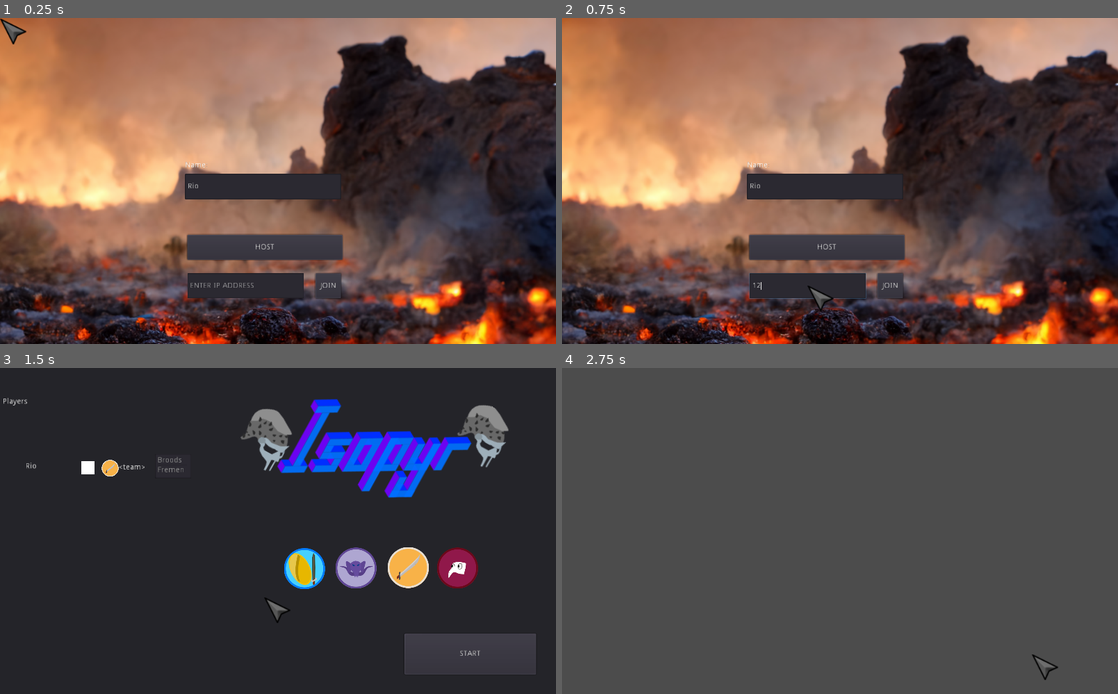
Above: before the commit, frames 1-4 (two rows, left to right).
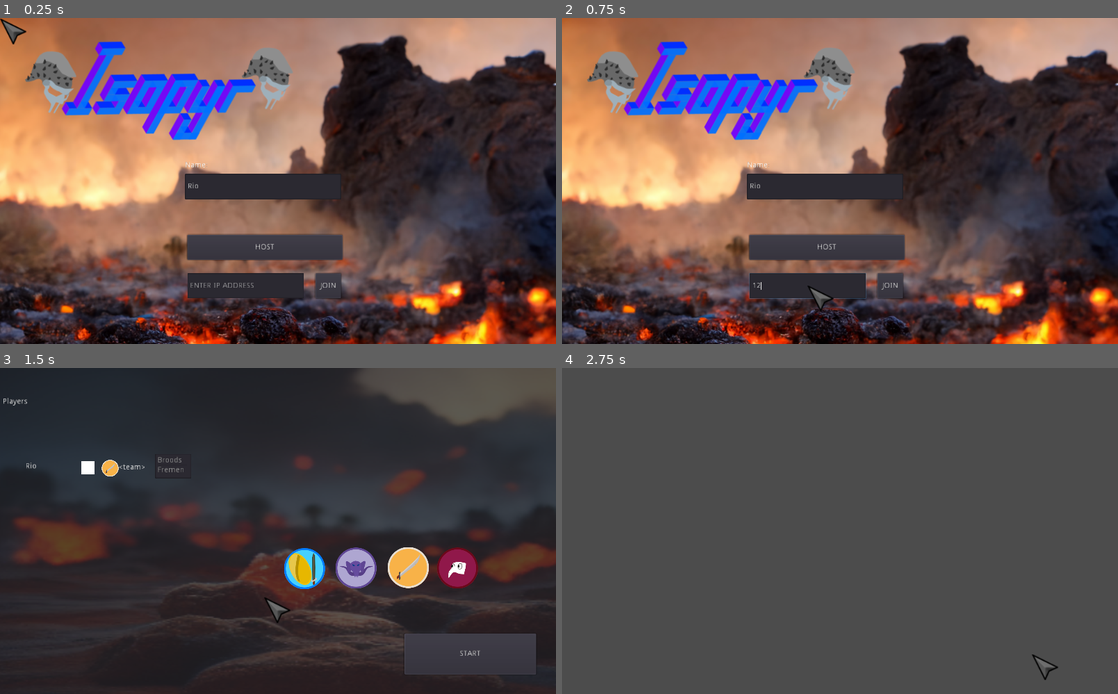
Above: after the commit, the same moments.

Repository: pjheden/isopyr
Game: Godot game, scene res://Start.tscn
Same seed, same stepped clock (60 frames per second), same inputs: the game is played once before the commit and once after it. The engine's default icon, where the game draws it, is replaced by a stand-in: a white triangle on a blue panel in a dark square.
Inputs (mouse positions are in pixels of both pictures, inside the frame that each line leads up to):
- Up to frame 1 (0.25 s): no input
- Up to frame 2 (0.75 s): click (806, 285) at 0.52 s; type "12" at 0.6 s
- Up to frame 3 (1.5 s): click "HOST" at 1.25 s
- Up to frame 4 (2.75 s): click "START" at 2 s

The runs differ from the first frame. In frame 1, 6.0% of the frame differs, in the area x 4-53%, y 7-38%; in frame 2, 6.0%; in frame 3, 23%, in the area x 2-100%, y 0-93%; in frame 4, nothing differs.
Error in both runs: Assertion failed. (res://autoloads/Network.gd:163)

Commit message:
REF background in lobby

Diff:
--- a/Start.tscn
+++ b/Start.tscn
@@ -7,6 +7,7 @@
 [ext_resource path="res://resources/ui/beduin-icon.png" type="Texture" id=5]
 [ext_resource path="res://resources/sprites/menu_image.png" type="Texture" id=6]
 [ext_resource path="res://resources/ui/plaguedoctor-icon.png" type="Texture" id=7]
+[ext_resource path="res://resources/sprites/menu_image2.png" type="Texture" id=8]
 
 [node name="Server_browser" type="Control"]
 anchor_right = 1.0
@@ -27,11 +28,19 @@
 anchor_right = 1.0
 anchor_bottom = 1.0
 margin_bottom = 424.0
+rect_pivot_offset = Vector2( -1888, -378 )
 texture = ExtResource( 6 )
 stretch_mode = 1
 __meta__ = {
 "_edit_use_anchors_": false
 }
+
+[node name="Logo2" type="Sprite" parent="Background_panel"]
+position = Vector2( 635, 179 )
+rotation = 0.505858
+scale = Vector2( 1.34211, 1.34211 )
+texture = ExtResource( 2 )
+offset = Vector2( -246.387, 79.6241 )
 
 [node name="Create_server" type="Button" parent="Background_panel"]
 anchor_left = 0.5
@@ -108,6 +117,22 @@
 "_edit_use_anchors_": false
 }
 
+[node name="Logo3" type="TextureRect" parent="Lobby"]
+modulate = Color( 1, 1, 1, 0.254902 )
+anchor_right = 1.0
+anchor_bottom = 1.0
+margin_left = 4.0
+margin_top = -237.0
+margin_right = 4.0
+margin_bottom = 187.0
+rect_scale = Vector2( 1.01886, 0.621152 )
+rect_pivot_offset = Vector2( 553.981, 566.643 )
+texture = ExtResource( 8 )
+stretch_mode = 1
+__meta__ = {
+"_edit_use_anchors_": false
+}
+
 [node name="MaximusButton" type="Button" parent="Lobby"]
 margin_left = 470.16
 margin_top = 350.531
@@ -178,13 +203,6 @@
 "_edit_use_anchors_": false
 }
 
-[node name="Logo" type="Sprite" parent="Lobby"]
-position = Vector2( 1032, 193 )
-rotation = 0.505858
-scale = Vector2( 1.34211, 1.34211 )
-texture = ExtResource( 2 )
-offset = Vector2( -246.387, 79.6241 )
-
 [node name="Players" type="Control" parent="Lobby"]
 margin_left = 25.0
 margin_top = 87.0
Not shown: 1 places in Start.tscn that only renumber resources
Binary file added: resources/sprites/menu_image2.png
Not shown, added: resources/sprites/menu_image2.png.import
